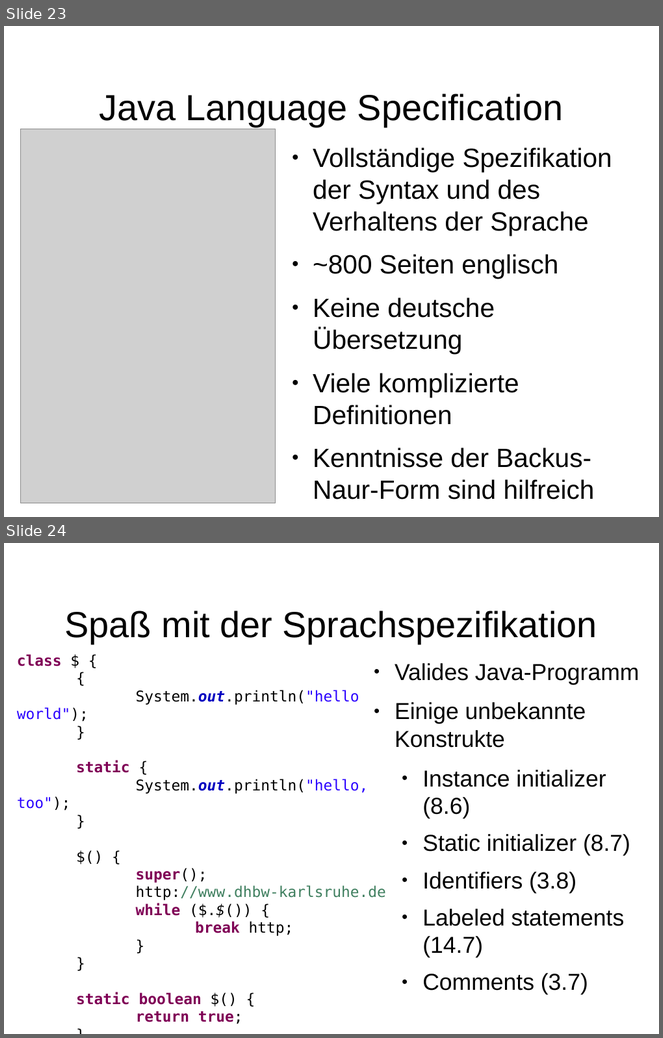
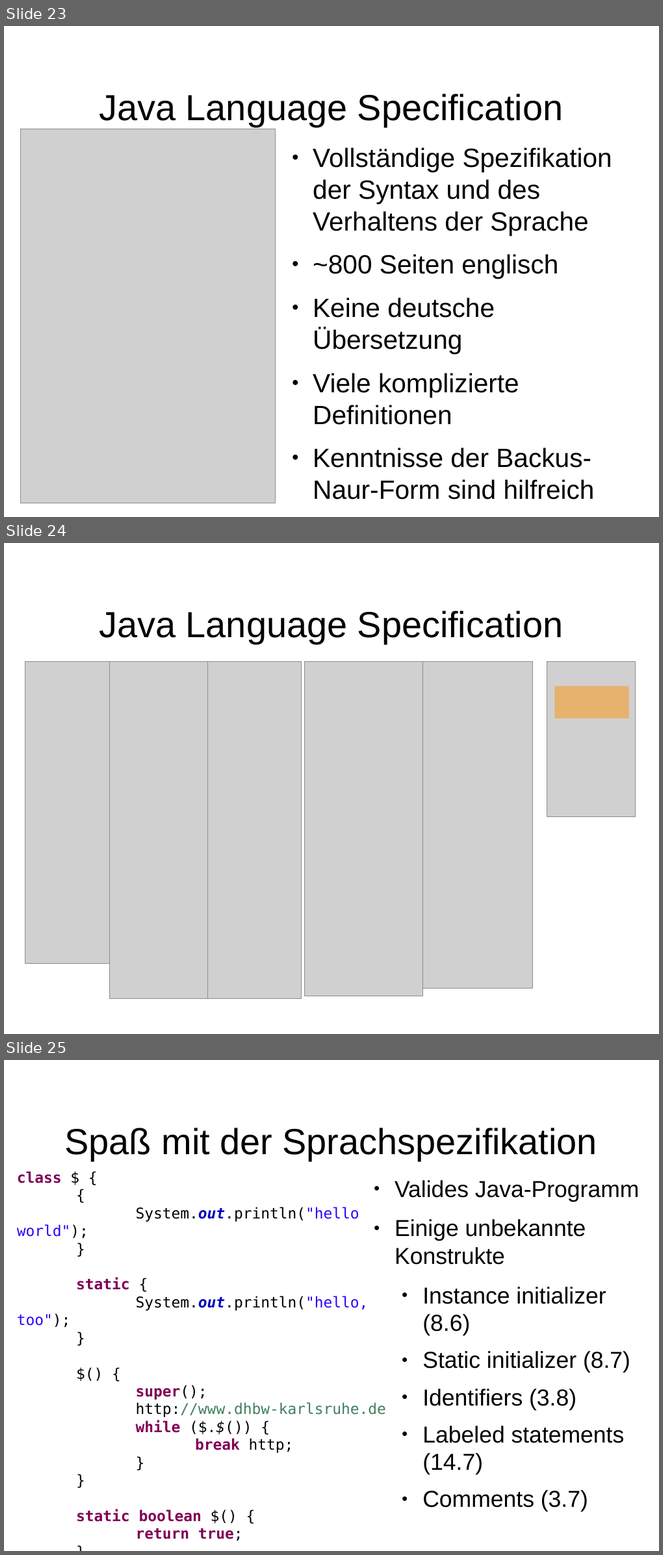
Before and after one commit to dlindner/vorlesung-se2-dhbw, a slide deck: added_2016/Java Memory Model.odp. Shown one above the other, each under a label of ours: slides 23 and 24 before the commit, slides 23, 24 and 25 after it. The pictures are 663x1038 and 663x1555 pixels, drawn with LibreOffice and Linux fonts; fonts in the diff are those of the drawing; grey boxes stand for pictures; background and template pictures are left out. Boxes give left, top, right and bottom in pixels: in the first picture for what was removed or moved away, otherwise in the second. Text is boxed around its words. In the diff, an @@ line names an element or a change of style, - is before the commit and + after.

```diff
--- a/added_2016/Java Memory Model.odp
+++ b/added_2016/Java Memory Model.odp
@@ slide 24 added at (x1=4, y1=543, x2=659, y2=1034), background picture (left out) @@
@@ title added at (x1=99, y1=611, x2=564, y2=644), 44 pt, text #000000 @@
+Java Language Specification
@@ picture added at (x1=25, y1=662, x2=112, y2=964) @@
@@ picture added at (x1=109, y1=662, x2=209, y2=999) @@
@@ picture added at (x1=208, y1=662, x2=301, y2=999) @@
@@ picture added at (x1=305, y1=662, x2=423, y2=997) @@
@@ picture added at (x1=423, y1=662, x2=532, y2=989) @@
@@ picture added at (x1=547, y1=662, x2=635, y2=817) @@
@@ rectangle added at (x1=555, y1=686, x2=629, y2=719), fill #FF950E at 50% opacity @@
@@ what was slide 24 is now slide 25 @@
```
Also in this commit, not shown: 1 other slide added.
